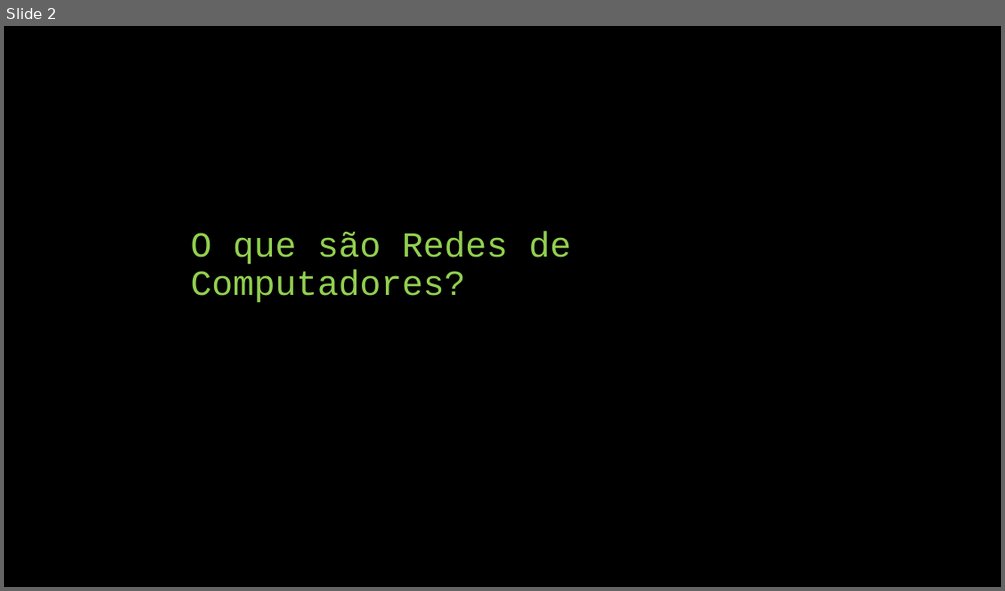
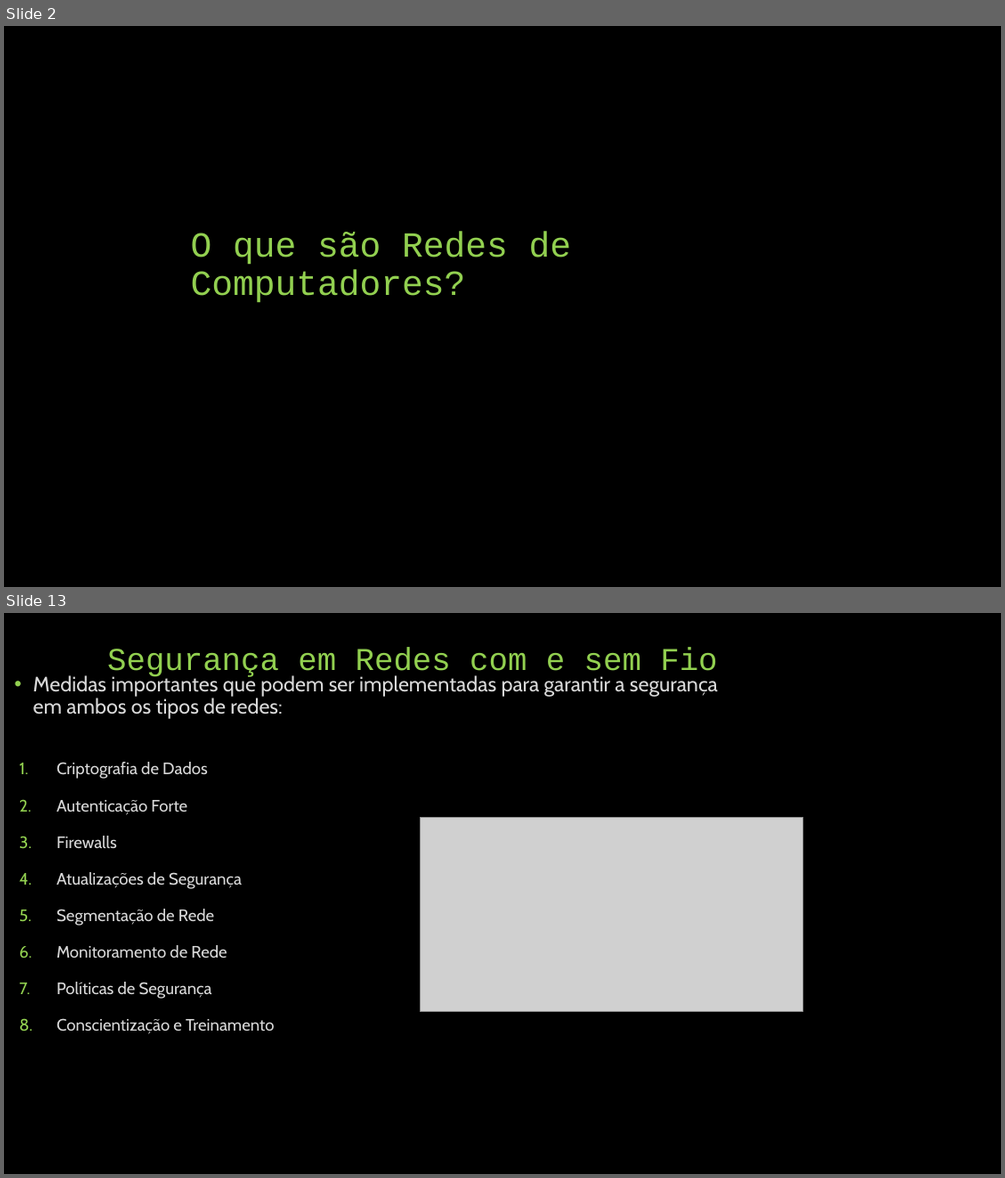
Before and after one commit to AlissoNNunes1/UNIT, a slide deck: rede de computadores/me1redes/Rede de Computadores.pptx. Shown one above the other, each under a label of ours: slide 2 before the commit, slides 2 and 13 after it; the slides between them are not shown. The pictures are 1005x591 and 1005x1178 pixels, drawn with LibreOffice and Linux fonts; fonts in the diff are those of the drawing; grey boxes stand for pictures. Boxes give left, top, right and bottom in pixels: in the first picture for what was removed or moved away, otherwise in the second. Text is boxed around its words. In the diff, an @@ line names an element or a change of style, - is before the commit and + after.

```diff
--- a/rede de computadores/me1redes/Rede de Computadores.pptx
+++ b/rede de computadores/me1redes/Rede de Computadores.pptx
@@ slide 13 added at (4,613,1001,1174), background #000000 @@
@@ title added at (107,648,717,679), 30.6 pt, text #92D050 @@
+Segurança em Redes com e sem Fio
@@ text added at (33,673,718,719), 20 pt, text #D9D9D9 @@
+• Medidas importantes que podem ser implementadas para garantir a segurança em ambos os tipos de redes:
@@ text added at (57,762,274,1034), 16 pt, text #D9D9D9 @@
+1. Criptografia de Dados
+2. Autenticação Forte
+3. Firewalls
+4. Atualizações de Segurança
+5. Segmentação de Rede
+6. Monitoramento de Rede
+7. Políticas de Segurança
+8. Conscientização e Treinamento
@@ picture added at (420,817,802,1012) @@
```
Also in this commit, not shown: 1 slide changed, 10 other slides added, 9 slides removed, 26 other files.
